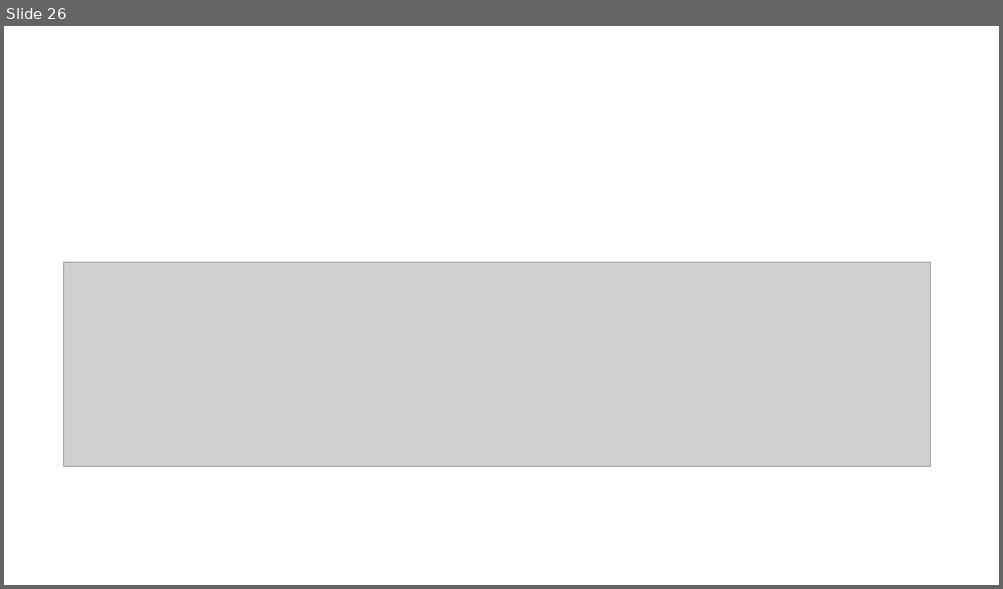
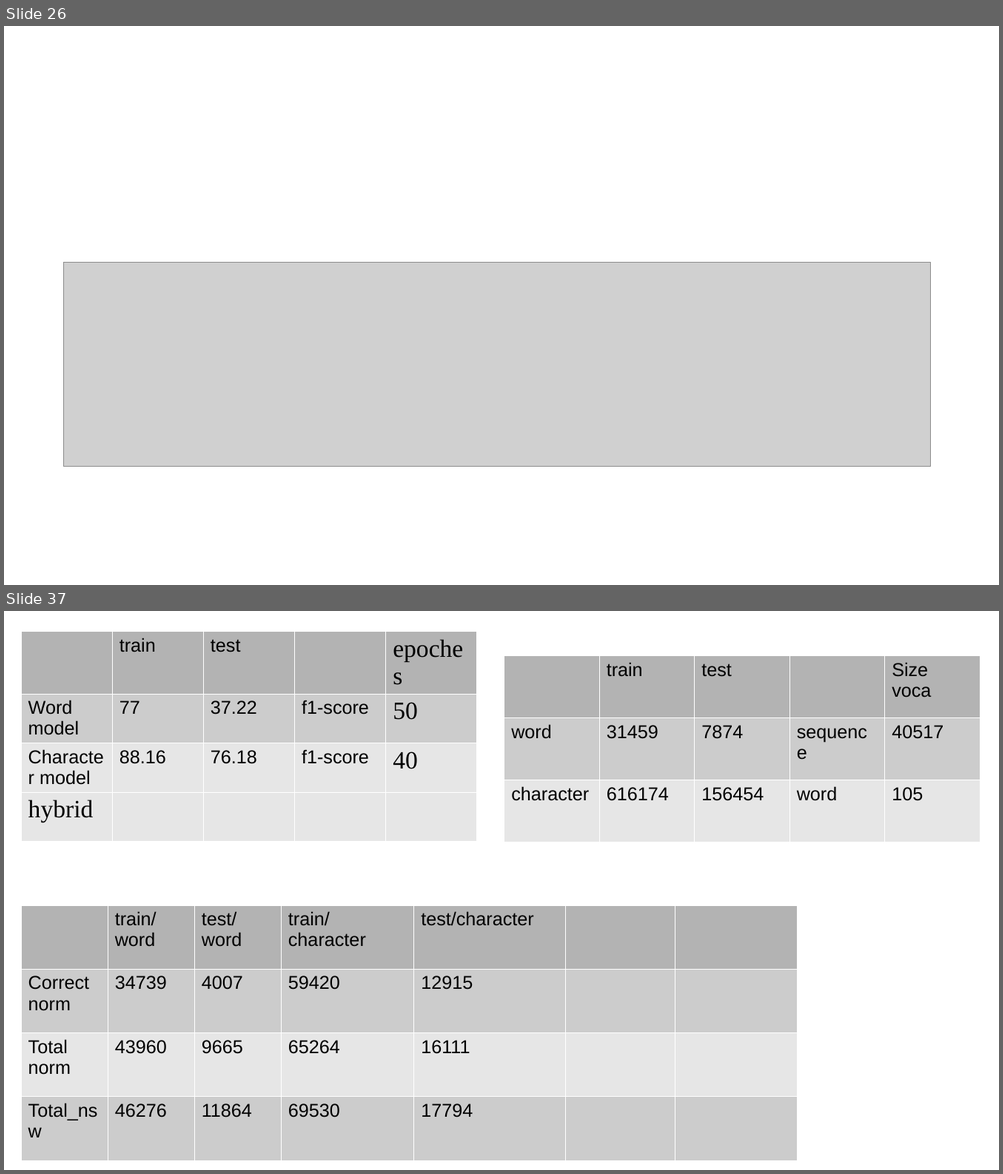
Before and after one commit to manhcntt21/TextNormSeq2Seq, a slide deck: Presentation1.pptx. Shown one above the other, each under a label of ours: slide 26 before the commit, slides 26 and 37 after it; the slides between them are not shown. The pictures are 1003x589 and 1003x1174 pixels, drawn with LibreOffice and Linux fonts; fonts in the diff are those of the drawing; grey boxes stand for pictures. Boxes give left, top, right and bottom in pixels: in the first picture for what was removed or moved away, otherwise in the second. Text is boxed around its words. In the diff, an @@ line names an element or a change of style, - is before the commit and + after.

```diff
--- a/Presentation1.pptx
+++ b/Presentation1.pptx
@@ slide 37 added at [4,611,999,1170], background #FFFFFF @@
@@ table added at [21,631,476,950], 4 rows, 5 columns @@
+ | train | test |  | epoches
+Word model | 77 | 37.22 | f1-score | 50
+Character model | 88.16 | 76.18 | f1-score | 40
+hybrid |  |  |  | 
@@ table added at [504,655,979,843], 3 rows, 5 columns @@
+ | train | test |  | Size voca
+word | 31459 | 7874 | sequence | 40517
+character | 616174 | 156454 | word | 105
@@ table added at [21,906,797,1161], 4 rows, 7 columns @@
+ | train/word | test/word | train/character | test/character |  | 
+Correct norm | 34739 | 4007 | 59420 | 12915 |  | 
+Total norm | 43960 | 9665 | 65264 | 16111 |  | 
+Total_nsw | 46276 | 11864 | 69530 | 17794 |  | 
```
Also in this commit, not shown: 10 slides changed, 4 other slides added.
